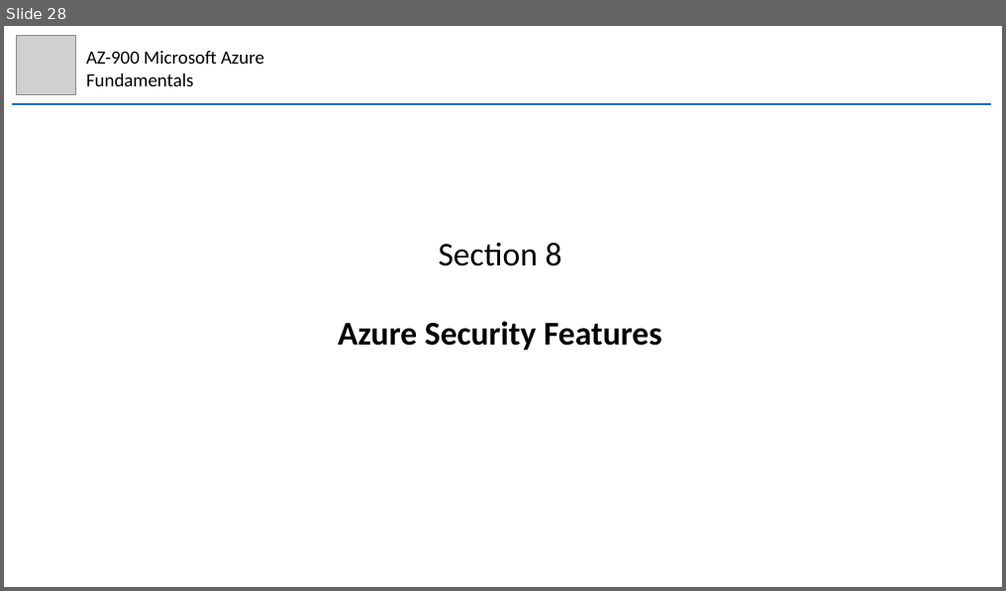
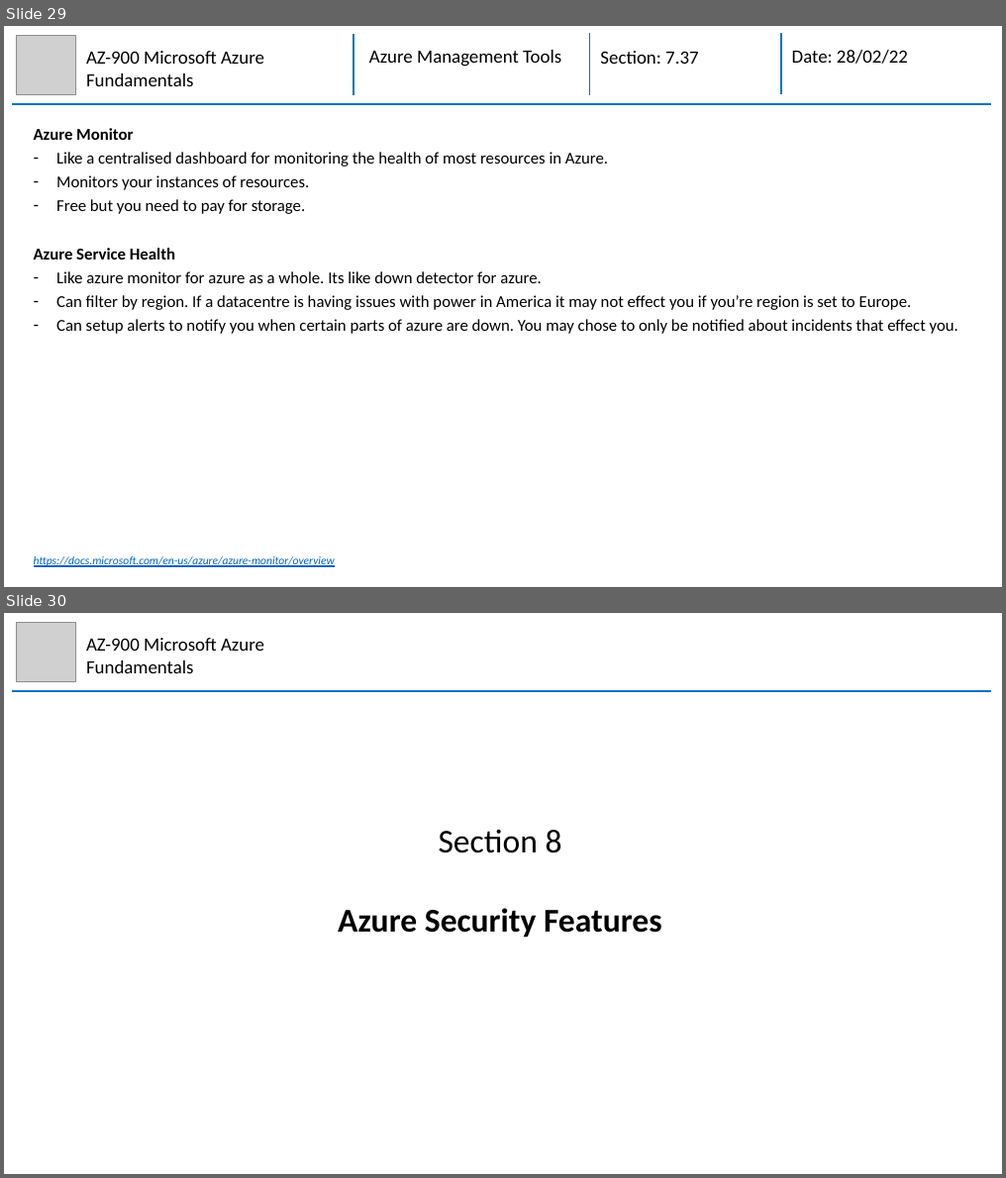
Before and after one commit to mhaythornthwaite/Testing_ML_Algorithms, a slide deck: Azure_AZ-900_Fundamentals/MJH_AZ-900_Azure_Fundamentals_Notes.pptx. Shown one above the other, each under a label of ours: slide 28 before the commit, slides 29 and 30 after it. The pictures are 1006x591 and 1006x1178 pixels, drawn with LibreOffice and Linux fonts; fonts in the diff are those of the drawing; grey boxes stand for pictures. Boxes give left, top, right and bottom in pixels: in the first picture for what was removed or moved away, otherwise in the second. Text is boxed around its words. In the diff, an @@ line names an element or a change of style, - is before the commit and + after.

Commit message:
Azure AZ-900 Section 7 and 8

```diff
--- a/Azure_AZ-900_Fundamentals/MJH_AZ-900_Azure_Fundamentals_Notes.pptx
+++ b/Azure_AZ-900_Fundamentals/MJH_AZ-900_Azure_Fundamentals_Notes.pptx
@@ slide 29 added at <box>4,26,1002,587</box>, background #FFFFFF @@
@@ picture added at <box>16,35,75,94</box> @@
@@ text added at <box>86,51,264,86</box>, 18 pt, text #000000 @@
+AZ-900 Microsoft Azure Fundamentals
@@ group added at <box>12,33,991,104</box>: 4 lines, 3 texts @@
+Azure Management Tools
+Section: 7.37
+Date: 28/02/22
@@ text added at <box>34,128,958,334</box>, 16 pt, text #000000 @@
+Azure Monitor
+– Like a centralised dashboard for monitoring the health of most resources in Azure.
+– Monitors your instances of resources.
+– Free but you need to pay for storage.
+Azure Service Health
+– Like azure monitor for azure as a whole. Its like down detector for azure.
+– Can filter by region. If a datacentre is having issues with power in America it may not effect you if you’re region is set to Europe.
+– Can setup alerts to notify you when certain parts of azure are down. You may chose to only be notified about incidents that effect you.
@@ text added at <box>34,557,335,568</box>, 11 pt, text #0563C1, italic, underline @@
+https://docs.microsoft.com/en-us/azure/azure-monitor/overview
@@ what was slide 28 is now slide 30 @@
```
Also in this commit, not shown: 1 slide changed, 4 other slides added, 2 other files.
